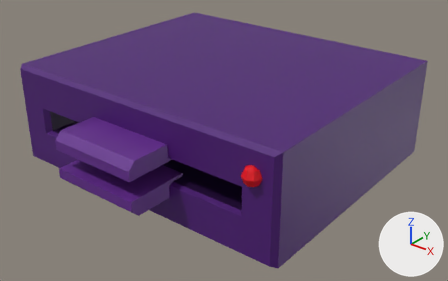
What one commit did to the Blender file Assets/Models/toaster_sawblade.blend.
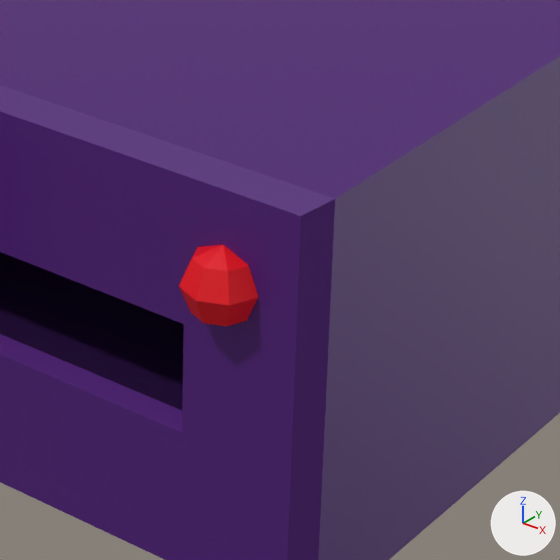
Old and new are each drawn whole from a camera (50 mm lens) standing at (2.778, -3.478, 1.893) and looking at (0.126, -0.163, -0.162) and again close up on the part from 43% to 77% of the width and 35% to 89% of the height. The axes (+X, +Y, +Z) are drawn at lower right. The lights are the same throughout.
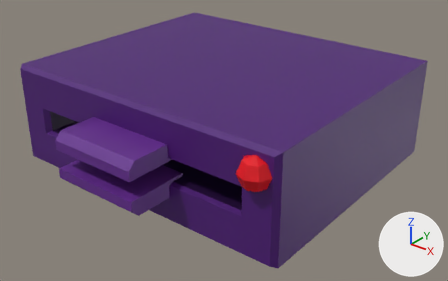
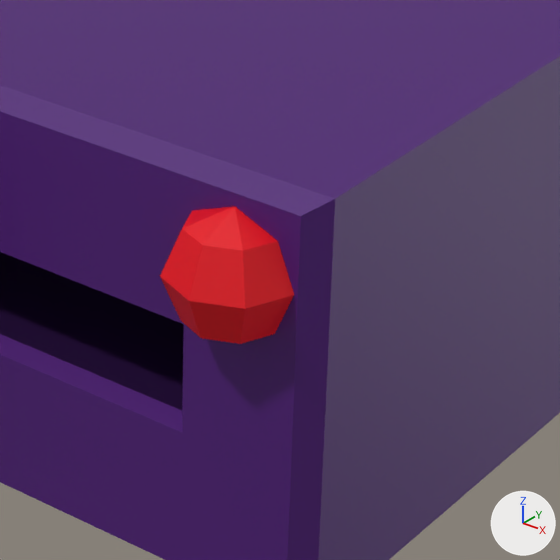
The edits, one by one:
me_cube has 70 vertices, 68 faces and spans x -1.17..1.17, y -1.33..1.0, z -0.38..0.38.
me_cube is used by ob_cube; location (0.0, 0.0, 0.0).
me_cube part 1: the loose piece of 26 vertices spanning x 0.93..1.07, y -1.07..-0.93, z 0.13..0.27 is scaled about its middle by 1.66, then moved by (0.02, 0.0, 0.03).

What differs and where, as boxes [x1, y1, x2, y2] in the close-ups (560 x 560 px; the box of a moved part takes in the faces that stretch with it):
part 1 of me_cube, moved or reshaped: before [179, 245, 258, 326]; after [160, 206, 294, 344]
